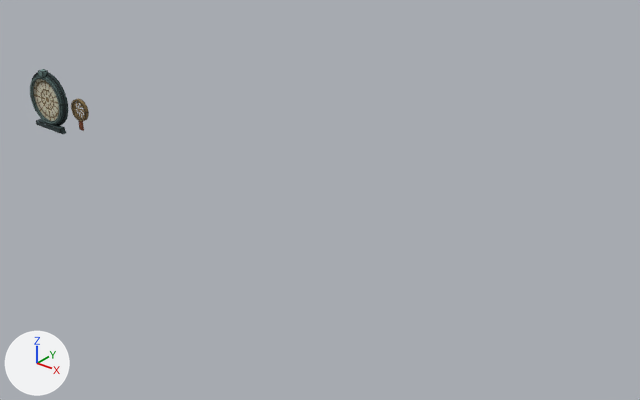
What one commit did to the glTF model to-rust-as-we-fall/resources/models/architecture/window_pieces.gltf.
The view is the same before and after, from a camera (50 mm lens) standing at (17.4, -11.47, 6.98) and looking at (7.69, 0.67, -0.54). Lighting does not change. The marker at lower left points along +X, +Y and +Z. The picture after the commit comes second.

The scene before the commit, as lines of its bpy script (objects in view):
```python
me_windowroseaperture = bpy.data.meshes.new('WindowRoseAperture')
me_windowroseaperture.from_pydata(...)  # 364 vertices, 710 faces; spans x -0.663..0.663, y -0.075..0.12, z -0.737..0.715
me_windowroseaperture.materials.append(mat_windowroseaperturetex)
me_windowrosevent = bpy.data.meshes.new('WindowRoseVent')
me_windowrosevent.from_pydata(...)  # 92 vertices, 174 faces; spans x -0.26..0.26, y 0.0..0.09, z -0.481..0.26
me_windowrosevent.materials.append(mat_windowroseventtex)
ob_windowroseaperture = bpy.data.objects.new('WindowRoseAperture', me_windowroseaperture)
ob_windowroseaperture.location = (0.0, 0.0, 0.0)
ob_windowrosevent = bpy.data.objects.new('WindowRoseVent', me_windowrosevent)
ob_windowrosevent.location = (1.18, 0.0, 0.0)
```
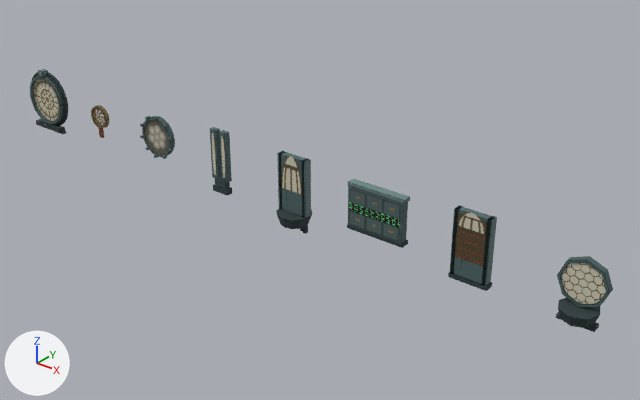
Changed parts and their boxes (x1, y1, x2, y2) in the pictures (640 x 400 px):
'WindowRollingShutter', added
    after: (448, 205, 497, 291)
'WindowDrawerBand', added
    after: (347, 179, 410, 248)
'WindowHoneycombCell', added
    after: (556, 256, 613, 332)
'WindowBalconyBay', added
    after: (276, 151, 312, 234)
'WindowCapillarySlits', added
    after: (210, 127, 232, 196)
'WindowMembranePore', added
    after: (140, 116, 175, 159)
'WindowRoseVent', moved
    before: (71, 99, 89, 131)
    after: (91, 105, 109, 138)

Patch to the scene script:
```diff
--- a/to-rust-as-we-fall/resources/models/architecture/window_pieces.gltf.py
+++ b/to-rust-as-we-fall/resources/models/architecture/window_pieces.gltf.py
@@ mat_windowhoneycombcelltex @@
+mat_windowhoneycombcelltex = bpy.data.materials.new('WindowHoneycombCellTex')
+# uses the picture img_windowhoneycombcell_tex
@@ mat_windowrollingshuttertex @@
+mat_windowrollingshuttertex = bpy.data.materials.new('WindowRollingShutterTex')
+# uses the picture img_windowrollingshutter_tex
@@ mat_windowdrawerbandtex @@
+mat_windowdrawerbandtex = bpy.data.materials.new('WindowDrawerBandTex')
+# uses the picture img_windowdrawerband_tex
@@ mat_windowbalconybaytex @@
+mat_windowbalconybaytex = bpy.data.materials.new('WindowBalconyBayTex')
+# uses the picture img_windowbalconybay_tex
@@ mat_windowcapillaryslitstex @@
+mat_windowcapillaryslitstex = bpy.data.materials.new('WindowCapillarySlitsTex')
+# uses the picture img_windowcapillaryslits_tex
@@ mat_windowmembraneporetex @@
+mat_windowmembraneporetex = bpy.data.materials.new('WindowMembranePoreTex')
+# uses the picture img_windowmembranepore_tex
@@ ob_windowrosevent @@
 ob_windowrosevent = bpy.data.objects.new('WindowRoseVent', me_windowrosevent)
-ob_windowrosevent.location = (1.18, 0.0, 0.0)
+ob_windowrosevent.location = (1.9, 0.0, 0.0)
@@ ob_windowhoneycombcell @@
+ob_windowhoneycombcell = bpy.data.objects.new('WindowHoneycombCell', me_windowhoneycombcell)  # 60 vertices, 106 faces; spans x -0.42..0.42, y -0.336..0.336, z -0.695..0.42
+ob_windowhoneycombcell.location = (13.3, 0.0, 0.0)
@@ ob_windowrollingshutter @@
+ob_windowrollingshutter = bpy.data.objects.new('WindowRollingShutter', me_windowrollingshutter)  # 48 vertices, 64 faces; spans x -0.363..0.363, y -0.082..0.11, z -0.688..0.636
+ob_windowrollingshutter.location = (11.4, 0.0, 0.0)
@@ ob_windowdrawerband @@
+ob_windowdrawerband = bpy.data.objects.new('WindowDrawerBand', me_windowdrawerband)  # 28 vertices, 38 faces; spans x -0.598..0.598, y -0.086..0.11, z -0.456..0.456
+ob_windowdrawerband.location = (9.5, 0.0, 0.0)
@@ ob_windowbalconybay @@
+ob_windowbalconybay = bpy.data.objects.new('WindowBalconyBay', me_windowbalconybay)  # 92 vertices, 142 faces; spans x -0.35..0.35, y -0.35..0.35, z -0.96..0.61
+ob_windowbalconybay.location = (7.6, 0.0, 0.0)
@@ ob_windowcapillaryslits @@
+ob_windowcapillaryslits = bpy.data.objects.new('WindowCapillarySlits', me_windowcapillaryslits)  # 40 vertices, 52 faces; spans x -0.215..0.215, y -0.07..0.07, z -0.711..0.625
+ob_windowcapillaryslits.location = (5.7, 0.0, 0.0)
@@ ob_windowmembranepore @@
+ob_windowmembranepore = bpy.data.objects.new('WindowMembranePore', me_windowmembranepore)  # 172 vertices, 298 faces; spans x -0.465..0.465, y -0.045..0.12, z -0.471..0.471
+ob_windowmembranepore.location = (3.8, 0.0, 0.0)
```
